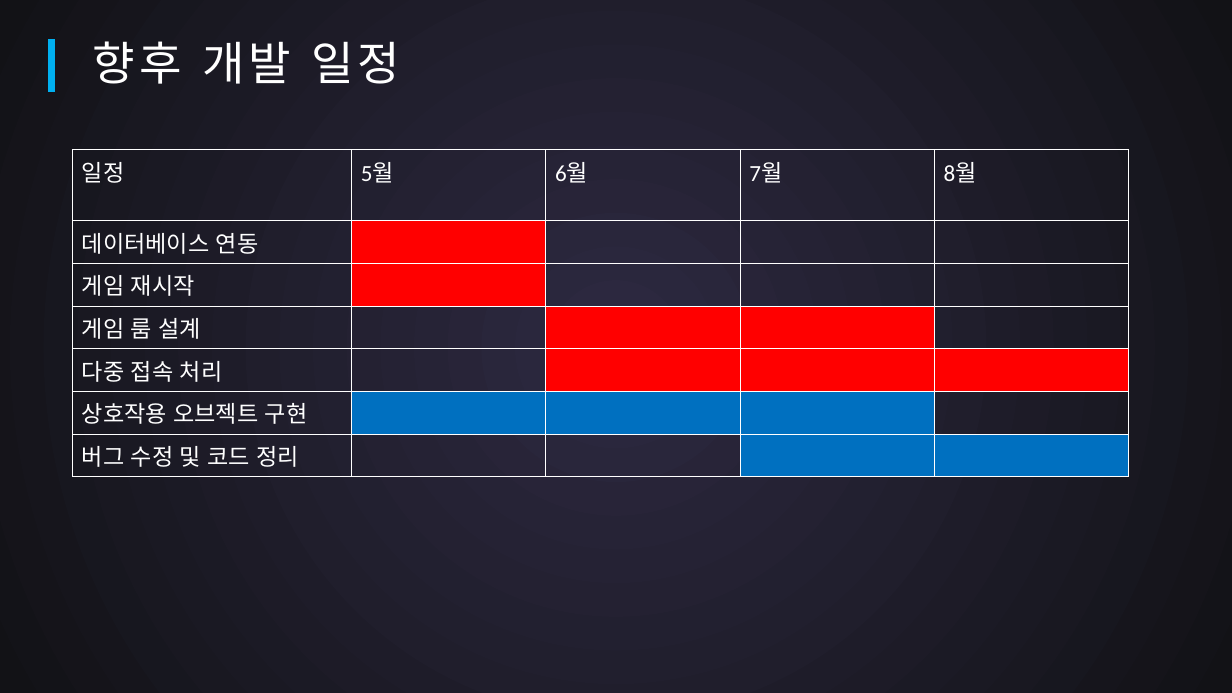
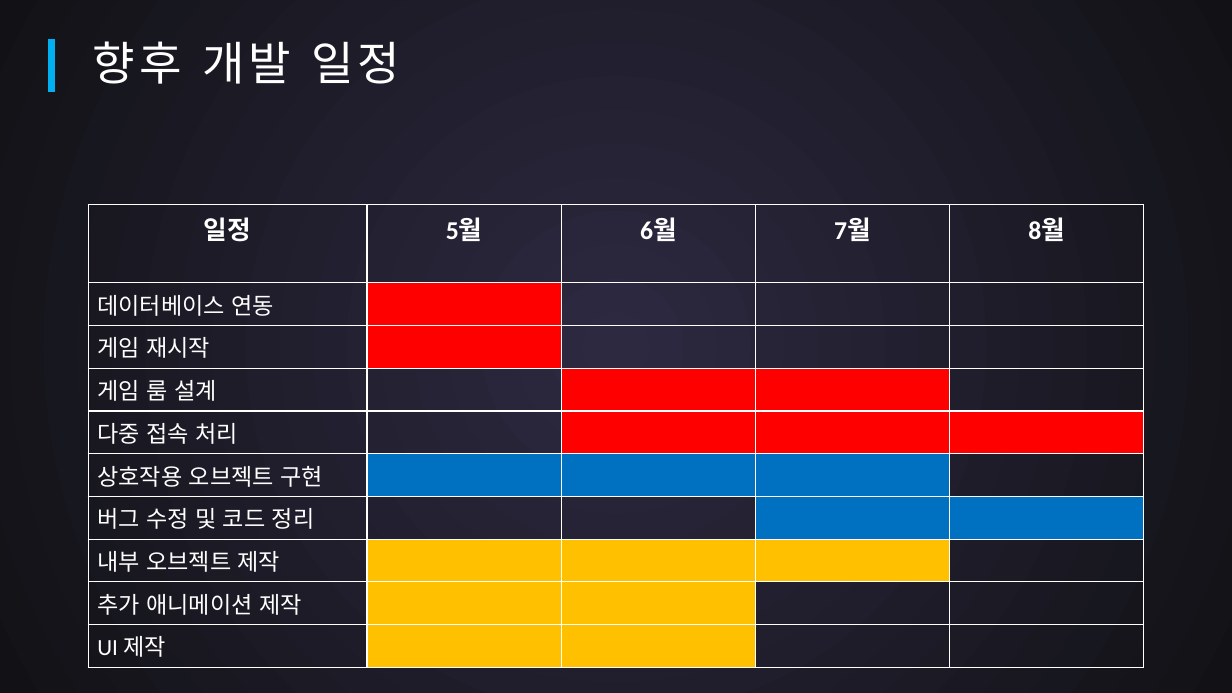
Before and after one commit to SuperTaeJun/GraduationWork, a slide deck: slide 15 of 작업일지 && 졸작자료/중간평가.pptx. Drawn at 1232x693 pixels with LibreOffice and Linux fonts; fonts in the diff are those of the drawing. Boxes give left, top, right and bottom in pixels: in the first picture for what was removed or moved away, otherwise in the second. Text is boxed around its words. In the diff, an @@ line names an element or a change of style, - is before the commit and + after.

```diff
--- a/작업일지 && 졸작자료/중간평가.pptx
+++ b/작업일지 && 졸작자료/중간평가.pptx
@@ table at (x1=88, y1=205, x2=1143, y2=661) @@
+row 8: 내부 오브젝트 제작 |  |  |  | 
+row 9: 추가 애니메이션 제작 |  |  |  | 
+row 10: UI 제작 |  |  |  | 
@@ table resized from (x1=73, y1=150, x2=1128, y2=471) to (x1=88, y1=205, x2=1143, y2=661) @@
```
Also in this commit, not shown: 12 other slides changed.
